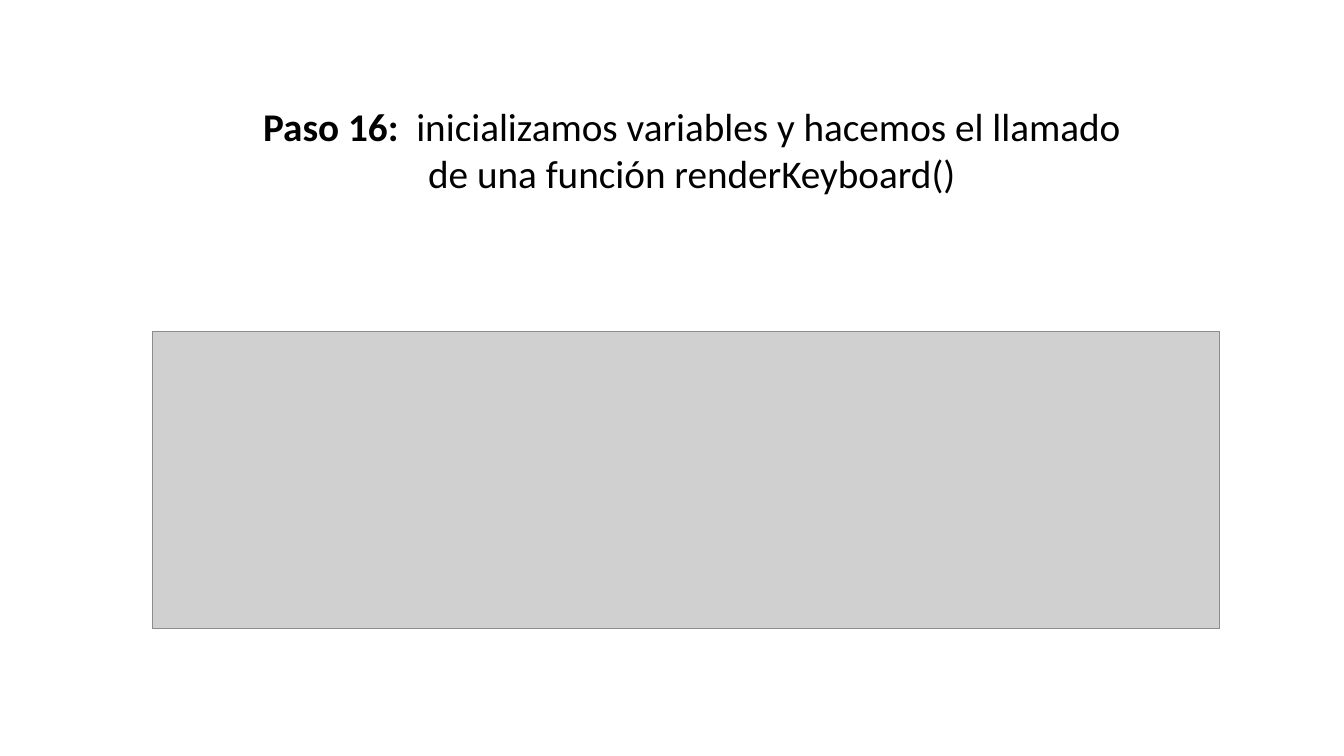
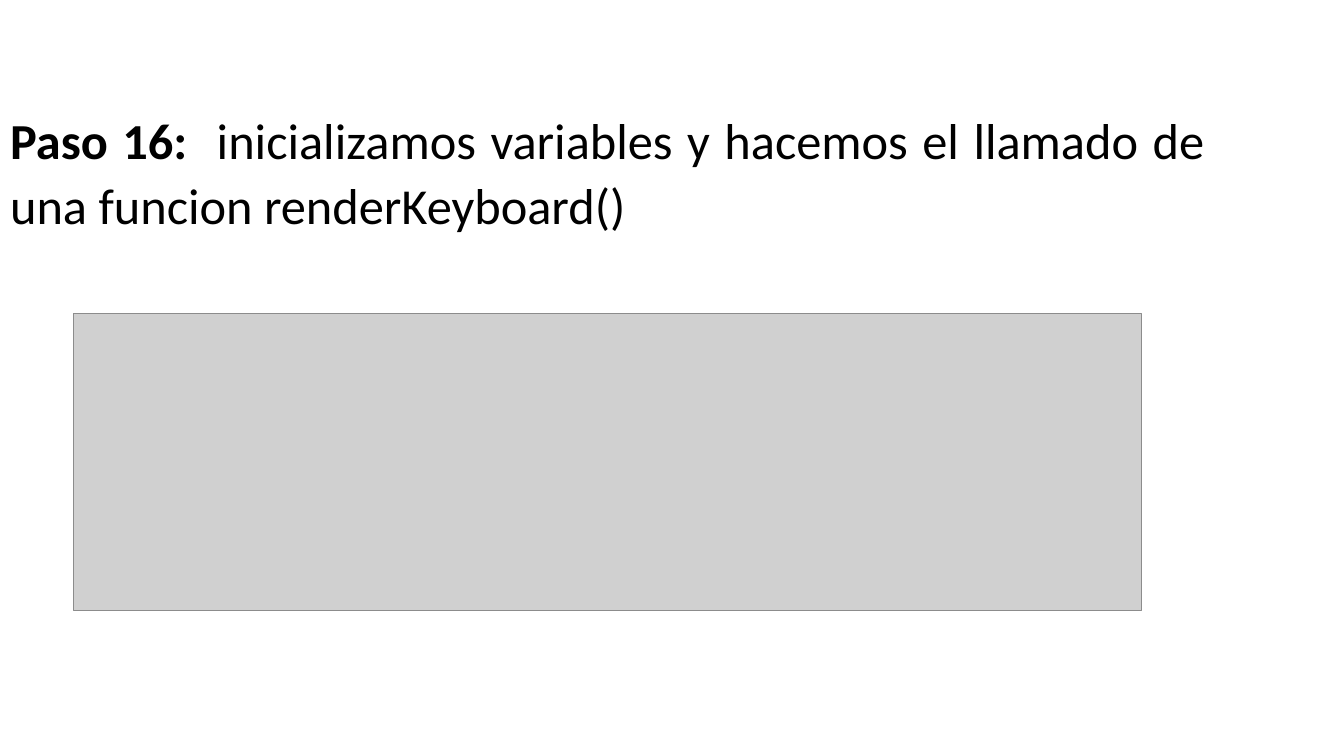
Before and after one commit to ADS02023/tecladoVirtual, a slide deck: slide 25 of Teclado.pptx (slide 24 before the commit). Drawn at 1344x756 pixels with LibreOffice and Linux fonts; fonts in the diff are those of the drawing; grey boxes stand for pictures; background and template pictures are left out. Boxes give left, top, right and bottom in pixels: in the first picture for what was removed or moved away, otherwise in the second. Text is boxed around its words. In the diff, an @@ line names an element or a change of style, - is before the commit and + after.

```diff
--- a/Teclado.pptx
+++ b/Teclado.pptx
@@ text at bbox=[10, 124, 1205, 232]: text changed; size 28 to 36 pt @@
-Paso 16: inicializamos variables y hacemos el llamado de una función renderKeyboard()
+Paso 16: inicializamos variables y hacemos el llamado de una funcion renderKeyboard()
@@ picture: place and size @@
-picture at bbox=[152, 332, 1220, 629]
+picture at bbox=[74, 314, 1141, 611]
```
Also in this commit, not shown: 15 other slides changed, 14 slides added, 4 slides removed, 5 other files.
